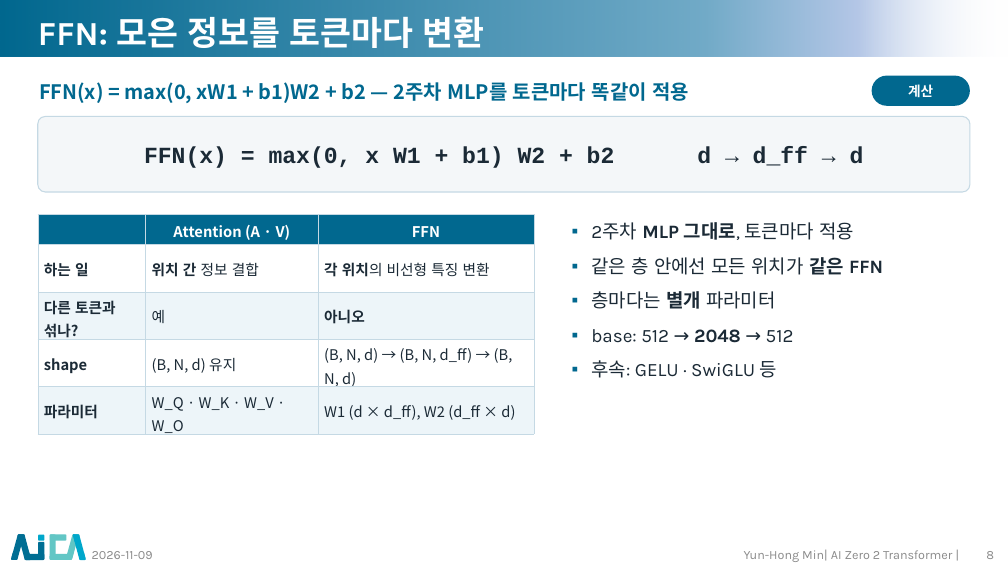
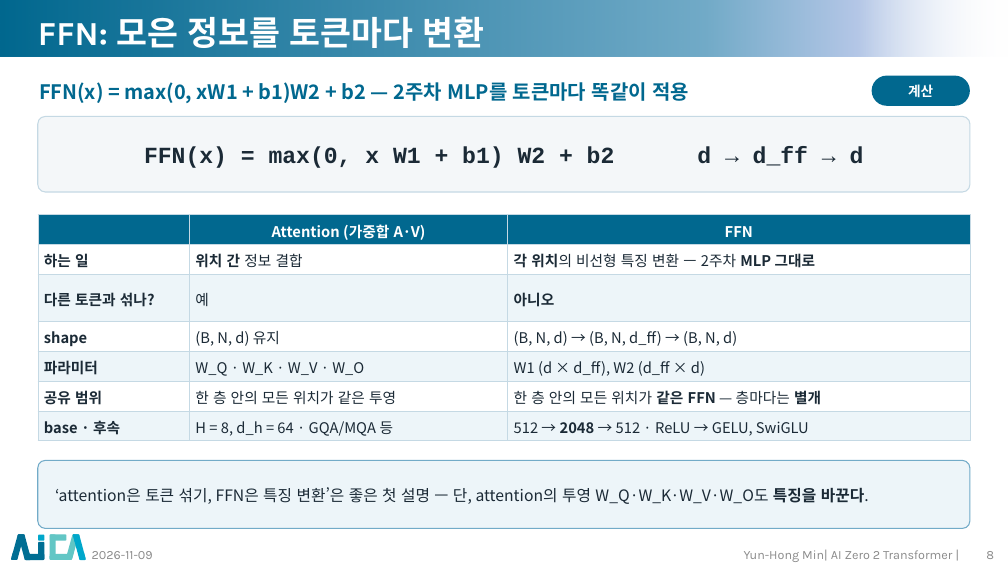
Before and after one commit to myunhh/AI-Zero-2-Transformers, a slide deck: slide 8 of lectures/week06_transformer_complete.pptx. Drawn at 1008x567 pixels with LibreOffice and Linux fonts; fonts in the diff are those of the drawing; background and template pictures are left out. Boxes give left, top, right and bottom in pixels: in the first picture for what was removed or moved away, otherwise in the second. Text is boxed around its words. In the diff, an @@ line names an element or a change of style, - is before the commit and + after.

```diff
--- a/lectures/week06_transformer_complete.pptx
+++ b/lectures/week06_transformer_complete.pptx
@@ table at (38,215,969,441) @@
-row 1, column 2: Attention (A · V)
+row 1, column 2: Attention (가중합 A·V)
-row 2, column 3: 각 위치의 비선형 특징 변환
+row 2, column 3: 각 위치의 비선형 특징 변환 — 2주차 MLP 그대로
+row 6: 공유 범위 | 한 층 안의 모든 위치가 같은 투영 | 한 층 안의 모든 위치가 같은 FFN — 층마다는 별개
+row 7: base · 후속 | H = 8, d_h = 64 · GQA/MQA 등 | 512 → 2048 → 512 · ReLU → GELU, SwiGLU
@@ table: place and size @@
-table at (38,215,534,437)
+table at (38,215,969,441)
@@ text removed at (591,222,883,378) @@
-▪ 2주차 MLP 그대로, 토큰마다 적용
-▪ 같은 층 안에선 모든 위치가 같은 FFN
-▪ 층마다는 별개 파라미터
-▪ base: 512 → 2048 → 512
-▪ 후속: GELU · SwiGLU 등
@@ rounded rectangle added at (38,461,970,529), fill #EDF5F9, outline #72ABC8 1 pt, 15 pt, text #1B2A36 @@
+‘attention은 토큰 섞기, FFN은 특징 변환’은 좋은 첫 설명 — 단, attention의 투영 W_Q·W_K·W_V·W_O도 특징을 바꾼다.
```
Also in this commit, not shown: 35 other slides changed, 4 slides removed, 14 other files.
